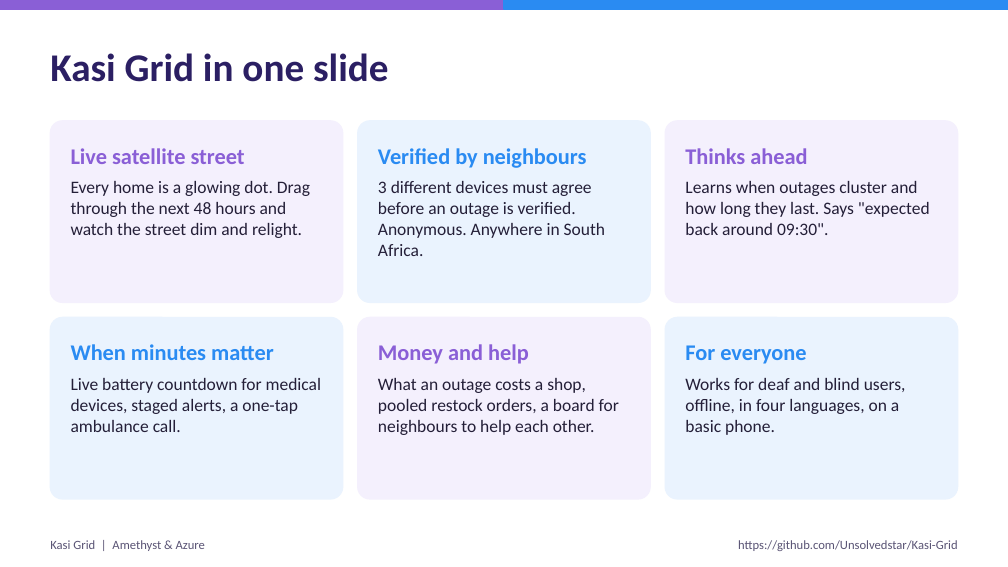
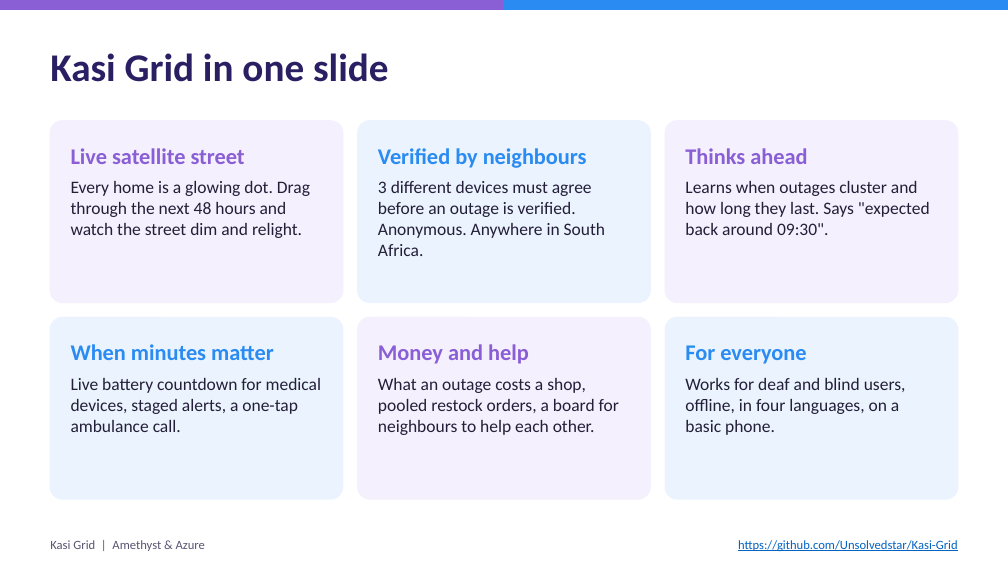
Before and after one commit to Unsolvedstar/Kasi-Grid, a slide deck: slide 3 of submission/Kasi-Grid-deck.pptx. Drawn at 1008x567 pixels with LibreOffice and Linux fonts; fonts in the diff are those of the drawing. Boxes give left, top, right and bottom in pixels: in the first picture for what was removed or moved away, otherwise in the second. Text is boxed around its words. In the diff, an @@ line names an element or a change of style, - is before the commit and + after.

```diff
--- a/submission/Kasi-Grid-deck.pptx
+++ b/submission/Kasi-Grid-deck.pptx
@@ text "https://github.com/Unsolvedstar/Kasi-Grid" at (738,540,958,551): text colour #5A5475 to #0563C1, underline on @@
```
Also in this commit, not shown: 16 other slides changed, 8 other files.
